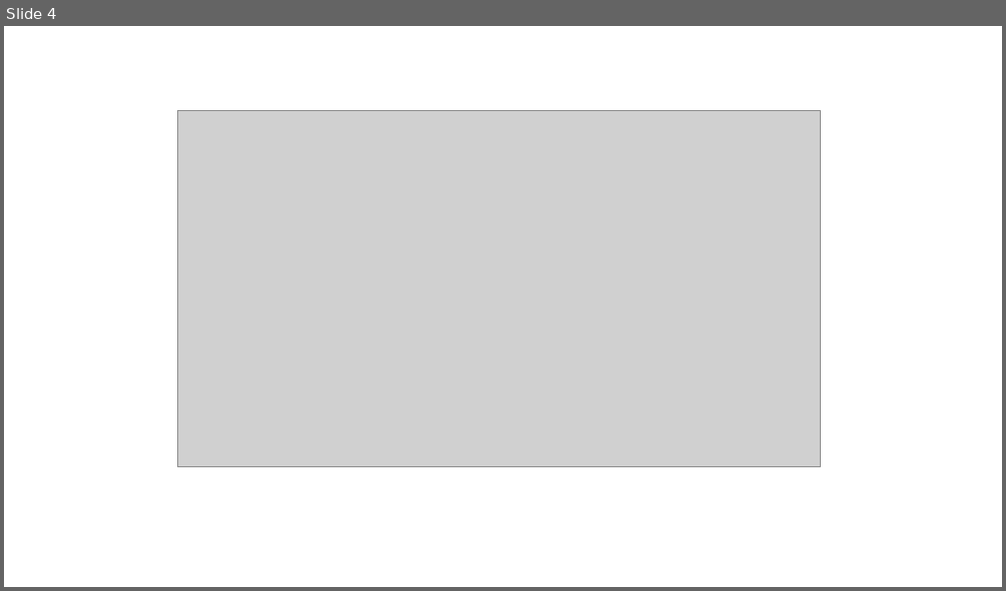
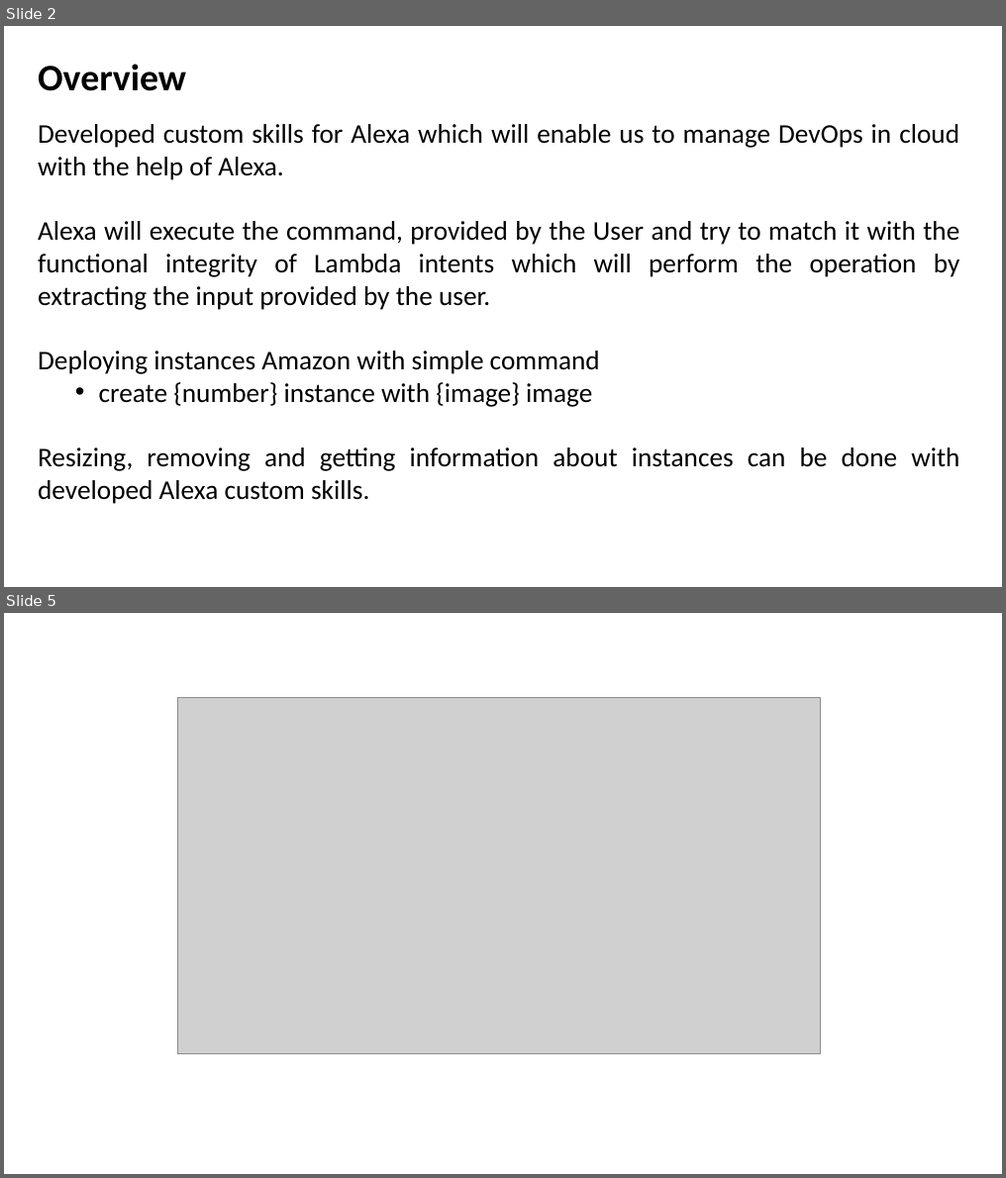
Before and after one commit to SJSU272LabSP18/DevOpsBot, a slide deck: PaaS_DevOps_with_Alexa-DesignMockups.pptx. Shown one above the other, each under a label of ours: slide 4 before the commit, slides 2 and 5 after it; the slides between them are not shown. The pictures are 1006x591 and 1006x1178 pixels, drawn with LibreOffice and Linux fonts; fonts in the diff are those of the drawing; grey boxes stand for pictures. Boxes give left, top, right and bottom in pixels: in the first picture for what was removed or moved away, otherwise in the second. Text is boxed around its words. In the diff, an @@ line names an element or a change of style, - is before the commit and + after.

```diff
--- a/PaaS_DevOps_with_Alexa-DesignMockups.pptx
+++ b/PaaS_DevOps_with_Alexa-DesignMockups.pptx
@@ slide 2 added at bbox=[4, 26, 1002, 587], background #FFFFFF @@
@@ text added at bbox=[38, 64, 186, 91], 36 pt, text #000000, bold @@
+Overview
@@ text added at bbox=[38, 124, 960, 504], 26 pt, text #000000 @@
+Developed custom skills for Alexa which will enable us to manage DevOps in cloud with the help of Alexa.
+Alexa will execute the command, provided by the User and try to match it with the functional integrity of Lambda intents which will perform the operation by extracting the input provided by the user.
+Deploying instances Amazon with simple command
+  • create {number} instance with {image} image
+Resizing, removing and getting information about instances can be done with developed Alexa custom skills.
@@ what was slide 4 is now slide 5 @@
```
Also in this commit, not shown: 2 slides changed, 4 other slides added, 1 slide removed.
